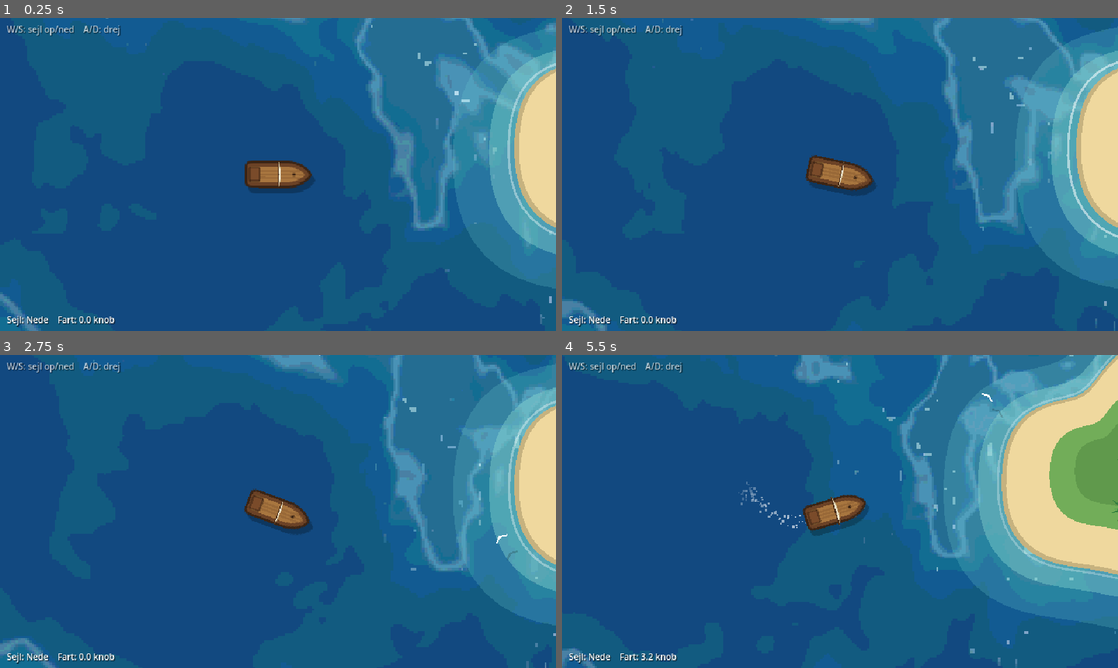
Above: before the commit, frames 1-4 (two rows, left to right).
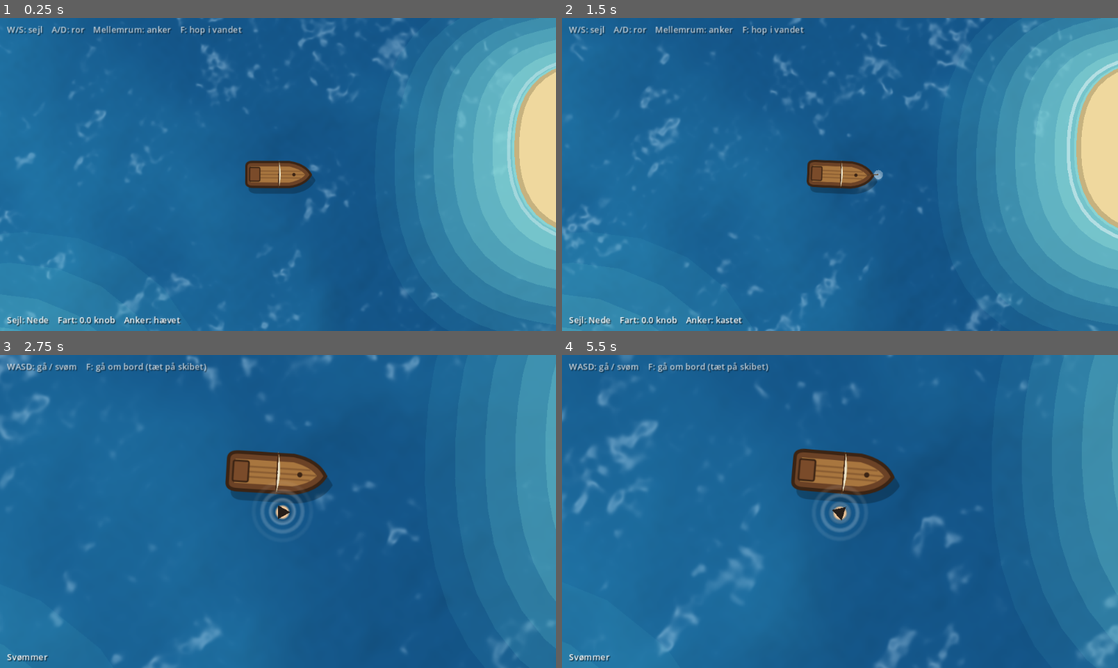
Above: after the commit, the same moments.

Repository: Marc-Wilms-Nielsen/pirate-game
Game: Godot game, scene res://scenes/main/main.tscn
Two runs of this game, one before a commit and one after it. Both use one fixed random seed, a clock stepped at 60 frames per second and the inputs below.
Inputs:
- Up to frame 1 (0.25 s): no input
- Up to frame 2 (1.5 s): hold D (move_right) 0.53-1.28 s; tap Space (anchor, bound only after the commit) at 0.6 s; tap F (interact, bound only after the commit) at 0.8, 1.35 s; hold S (move_down) from 1.28 s (still down)
- Up to frame 3 (2.75 s): tap Space (anchor, bound only after the commit) at 1.55, 2.1 s; release S (move_down) at 2.03 s; hold D (move_right) from 2.03 s (still down); tap F (interact, bound only after the commit) at 2.3 s
- Up to frame 4 (5.5 s): release D (move_right) at 2.78 s; hold W (move_up) 2.78-3.53 s; tap F (interact, bound only after the commit) at 2.85, 3.8, 4.35, 5.3 s; tap Space (anchor, bound only after the commit) at 3.05, 3.6, 4.55, 5.1 s; hold A (move_left) 3.53-5.03 s; hold S (move_down) from 5.03 s (still down)

The runs differ from the first frame. In frame 1, 50% of the frame differs, in the area x 0-100%, y 0-100%; in frame 2, 50%; in frame 3, 50%; in frame 4, 62%.

Commit message:
Glat grafik, realistisk hav, laguner, anker og hop i vandet
Co-Authored-By: Claude Opus 5.5 <noreply@anthropic.com>
Claude-Session: https://claude.ai/code/session_01JKZiT1HD5C1BFbcFcxiHzf

Diff:
--- a/assets/sprites/ship_hull.svg
+++ b/assets/sprites/ship_hull.svg
@@ -1,4 +1,4 @@
-<svg xmlns="http://www.w3.org/2000/svg" width="60" height="26" viewBox="0 0 60 26">
+<svg xmlns="http://www.w3.org/2000/svg" width="180" height="78" viewBox="0 0 60 26">
   <!-- Skrog set oppefra, stævn peger mod højre -->
   <path d="M2 6 Q2 2 8 2 L40 2 Q54 4 59 13 Q54 22 40 24 L8 24 Q2 24 2 20 Z" fill="#6b4226" stroke="#3b2414" stroke-width="2"/>
   <path d="M6 6 L40 6 Q50 8 54 13 Q50 18 40 20 L6 20 Z" fill="#a8763f"/>
--- a/assets/sprites/ship_sail.svg
+++ b/assets/sprites/ship_sail.svg
@@ -1,4 +1,4 @@
-<svg xmlns="http://www.w3.org/2000/svg" width="16" height="46" viewBox="0 0 16 46">
+<svg xmlns="http://www.w3.org/2000/svg" width="48" height="138" viewBox="0 0 16 46">
   <!-- Råsejl set oppefra: buer fremad (mod højre), når vinden fylder det -->
   <path d="M3 2 Q16 23 3 44 Z" fill="#f3ead2" stroke="#c9b98f" stroke-width="1"/>
   <path d="M3 8 Q11 23 3 38" fill="none" stroke="#e2d6b5" stroke-width="1"/>
--- a/project.godot
+++ b/project.godot
@@ -21,7 +21,7 @@
 window/size/viewport_height=360
 window/size/window_width_override=1280
 window/size/window_height_override=720
-window/stretch/mode="viewport"
+window/stretch/mode="canvas_items"
 
 [input]
 
@@ -49,11 +49,20 @@
 , Object(InputEventKey,"resource_local_to_scene":false,"resource_name":"","device":-1,"window_id":0,"alt_pressed":false …(186 unchanged characters)…
 ]
 }
+interact={
+"deadzone": 0.2,
+"events": [Object(InputEventKey,"resource_local_to_scene":false,"resource_name":"","device":-1,"window_id":0,"alt_pressed":false,"shift_pressed":false,"ctrl_pressed":false,"meta_pressed":false,"pressed":false,"keycode":0,"physical_keycode":70,"key_label":0,"unicode":102,"location":0,"echo":false,"script":null)
+]
+}
+anchor={
+"deadzone": 0.2,
+"events": [Object(InputEventKey,"resource_local_to_scene":false,"resource_name":"","device":-1,"window_id":0,"alt_pressed":false,"shift_pressed":false,"ctrl_pressed":false,"meta_pressed":false,"pressed":false,"keycode":0,"physical_keycode":32,"key_label":0,"unicode":32,"location":0,"echo":false,"script":null)
+]
+}
 
 [rendering]
 
 environment/defaults/default_clear_color=Color(0.1, 0.34, 0.52, 1)
 
-textures/canvas_textures/default_texture_filter=0
 renderer/rendering_method="gl_compatibility"
 renderer/rendering_method.mobile="gl_compatibility"
--- a/scenes/main/main.gd
+++ b/scenes/main/main.gd
@@ -1,7 +1,12 @@
 extends Node2D
 ## Hovedscenen: hav, øer, skib og stemningslyd.
+## Styrer skiftet mellem at sejle skibet og at gå/svømme med kaptajnen.
 
 const OCEAN_SOUND := "res://assets/audio/ambience/ocean_loop.wav"
+const PlayerScene := preload("res://scenes/player/player.tscn")
+
+@onready var _ship = $Ship # utypet, så vi kan kalde ship.gd-funktioner
+var _player = null
 
 
 func _ready() -> void:
@@ -11,3 +16,21 @@
 	add_child(ocean)
 	ocean.finished.connect(ocean.play) # reserve, hvis loop-punktet ikke blev importeret
 	ocean.play()
+
+	_ship.disembark_requested.connect(_on_disembark_requested)
+
+
+func _on_disembark_requested() -> void:
+	_player = PlayerScene.instantiate()
+	# Hop ud over styrbords ræling (skibets højre side)
+	_player.position = _ship.global_position + Vector2.DOWN.rotated(_ship.rotation) * 22.0
+	add_child(_player)
+	_player.board_requested.connect(_on_board_requested)
+	_player.get_node("Camera2D").make_current()
+	_ship.set_controlled(false)
+
+
+func _on_board_requested() -> void:
+	_player.queue_free()
+	_player = null
+	_ship.set_controlled(true)
--- a/scenes/player/player.gd
+++ b/scenes/player/player.gd
@@ -1,10 +1,103 @@
 extends CharacterBody2D
-## Simpel top-down spiller. Bevæges med WASD / piletaster.
+## Kaptajnen til fods. Går på øerne og svømmer i vandet (langsommere og mere "flydende").
+## F tæt på skibet = gå om bord. Tegnes med kode som en placeholder-figur.
 
-@export var speed: float = 120.0
+signal board_requested
+
+@export var walk_speed: float = 60.0
+@export var swim_speed: float = 28.0
+@export var walk_responsiveness: float = 10.0 ## Høj = stopper og starter hurtigt
+@export var swim_responsiveness: float = 2.5 ## Lav = glider i vandet
+@export var board_distance: float = 40.0
+
+var on_land: bool = false
+
+var _facing := Vector2.RIGHT
+var _time: float = 0.0
+var _input_cooldown: float = 0.3
+var _splash: AudioStreamPlayer
 
 
-func _physics_process(_delta: float) -> void:
-	var direction := Input.get_vector("move_left", "move_right", "move_up", "move_down")
-	velocity = direction * speed
+func _ready() -> void:
+	add_to_group("player_character")
+	_splash = AudioStreamPlayer.new()
+	_splash.stream = load("res://assets/audio/sfx/splash.wav") as AudioStream
+	_splash.volume_db = -6.0
+	add_child(_splash)
+	on_land = _check_land()
+	if not on_land:
+		_splash.play() # plask, når man hopper i vandet
+
+
+func _physics_process(delta: float) -> void:
+	_input_cooldown = maxf(_input_cooldown - delta, 0.0)
+
+	var dir := Input.get_vector("move_left", "move_right", "move_up", "move_down")
+	var target_speed := walk_speed if on_land else swim_speed
+	var responsiveness := walk_responsiveness if on_land else swim_responsiveness
+	velocity = velocity.lerp(dir * target_speed, 1.0 - exp(-responsiveness * delta))
 	move_and_slide()
+
+	if dir.length() > 0.1:
+		_facing = _facing.slerp(dir.normalized(), 1.0 - exp(-12.0 * delta))
+
+	var now_on_land := _check_land()
+	if now_on_land != on_land:
+		on_land = now_on_land
+		_splash.volume_db = -14.0
+		_splash.pitch_scale = randf_range(1.1, 1.3)
+		_splash.play()
+
+	if _input_cooldown <= 0.0 and Input.is_action_just_pressed("interact") and can_board():
+		board_requested.emit()
+
+
+func can_board() -> bool:
+	var ship := get_tree().get_first_node_in_group("player_ship") as Node2D
+	return ship != null and global_position.distance_to(ship.global_position) < board_distance
+
+
+func _check_land() -> bool:
+	for island in get_tree().get_nodes_in_group("islands"):
+		if island.has_method("is_on_land") and island.call("is_on_land", global_position):
+			return true
+	return false
+
+
+func _process(delta: float) -> void:
+	_time += delta
+	queue_redraw()
+
+
+func _draw() -> void:
+	var moving := clampf(velocity.length() / walk_speed, 0.0, 1.0)
+	var angle := _facing.angle()
+
+	if on_land:
+		var step := sin(_time * 14.0) * moving
+		draw_circle(Vector2(2, 3), 6.0, Color(0, 0, 0, 0.2), true, -1.0, true) # skygge
+		# Fødder, der skiftes til at træde frem
+		var side := _facing.orthogonal() * 2.5
+		draw_circle(side + _facing * step * 2.5, 1.8, Color(0.25, 0.18, 0.12), true, -1.0, true)
+		draw_circle(-side - _facing * step * 2.5, 1.8, Color(0.25, 0.18, 0.12), true, -1.0, true)
+		draw_circle(Vector2.ZERO, 5.0, Color(0.72, 0.20, 0.20), true, -1.0, true) # skjorte
+		_draw_head(_facing * 1.0, angle, 1.0)
+	else:
+		# Ringe i vandet omkring svømmeren
+		for i in 3:
+			var r := fmod(_time * 6.0 + i * 5.0, 15.0) + 4.0
+			var alpha := 0.35 * (1.0 - (r - 4.0) / 15.0)
+			draw_arc(Vector2.ZERO, r, 0.0, TAU, 32, Color(1, 1, 1, alpha), 1.0, true)
+		draw_circle(Vector2.ZERO, 6.0, Color(0.05, 0.25, 0.40, 0.35), true, -1.0, true) # krop under vand
+		var bob := sin(_time * 3.0) * 0.4
+		_draw_head(Vector2(0, bob), angle, 0.9)
+
+
+func _draw_head(pos: Vector2, angle: float, size: float) -> void:
+	draw_circle(pos, 3.5 * size, Color(0.95, 0.78, 0.60), true, -1.0, true)
+	# Trekantet pirathat, der peger i gå-retningen
+	var hat := PackedVector2Array([Vector2(5, 0), Vector2(-3, -4.5), Vector2(-3, 4.5)])
+	var transformed := PackedVector2Array()
+	for p in hat:
+		transformed.append(pos + (p * size).rotated(angle))
+	draw_colored_polygon(transformed, Color(0.15, 0.12, 0.10))
--- a/scenes/player/player.tscn
+++ b/scenes/player/player.tscn
@@ -1,20 +1,21 @@
-[gd_scene load_steps=4 format=3]
+[gd_scene load_steps=3 format=3]
 
 [ext_resource type="Script" path="res://scenes/player/player.gd" id="1_script"]
-[ext_resource type="Texture2D" path="res://icon.svg" id="2_icon"]
 
-[sub_resource type="RectangleShape2D" id="RectangleShape2D_1"]
-size = Vector2(16, 16)
+[sub_resource type="CircleShape2D" id="CircleShape2D_1"]
+radius = 4.0
 
 [node name="Player" type="CharacterBody2D"]
+z_index = 5
+collision_layer = 2
+collision_mask = 0
 motion_mode = 1
 script = ExtResource("1_script")
 
-[node name="Sprite2D" type="Sprite2D" parent="."]
-scale = Vector2(0.125, 0.125)
-texture = ExtResource("2_icon")
-
 [node name="CollisionShape2D" type="CollisionShape2D" parent="."]
-shape = SubResource("RectangleShape2D_1")
+shape = SubResource("CircleShape2D_1")
 
 [node name="Camera2D" type="Camera2D" parent="."]
+zoom = Vector2(2, 2)
+position_smoothing_enabled = true
+position_smoothing_speed = 4.0
--- a/scenes/ship/ship.gd
+++ b/scenes/ship/ship.gd
@@ -1,8 +1,11 @@
 extends CharacterBody2D
-## Spillerens skib. W/S sætter sejl op/ned i trin, A/D drejer roret.
+## Spillerens skib. W/S sætter sejl op/ned i trin, A/D drejer roret,
+## Mellemrum kaster/hæver ankeret, og F hopper i vandet, når skibet ligger stille.
 ## Skibet har inerti: det accelererer langsomt og glider længe, når sejlet tages ned.
 
 signal sail_level_changed(level: int)
+signal anchor_changed(is_anchored: bool)
+signal disembark_requested
 
 const SAIL_FACTORS: Array[float] = [0.0, 0.5, 1.0]
 const SAIL_NAMES: Array[String] = ["Nede", "Halv", "Fuld"]
@@ -15,6 +18,10 @@
 @export_range(0.0, 1.0) var min_turn_factor: float = 0.3 ## Drejeevne når skibet står stille
 @export var turn_smoothing: float = 3.0 ## Hvor hurtigt roret reagerer
 
+@export_group("Anker")
+@export var anchor_brake: float = 30.0 ## Hvor hurtigt ankeret stopper skibet
+@export var disembark_max_speed: float = 2.0 ## Under denne fart kan man hoppe i vandet
+
 @export_group("Kamera")
 @export var zoom_slow: float = 1.3
 @export var zoom_fast: float = 1.0
@@ -22,11 +29,16 @@
 
 var sail_level: int = 0
 var speed: float = 0.0
+var anchored: bool = false
+var controlled: bool = true
 
 var _turn_velocity: float = 0.0
 var _sail_visual: float = 0.0
 var _time: float = 0.0
 var _creak_timer: float = 5.0
+var _input_cooldown: float = 0.0
+var _anchor_point := Vector2.ZERO
+var _hull_base_scale := Vector2.ONE
 
 @onready var _hull: Sprite2D = $Hull
 @onready var _sail: Sprite2D = $Hull/Sail
@@ -34,33 +46,68 @@
 @onready var _camera: Camera2D = $Camera2D
 
 var _wake: CPUParticles2D
+var _bow_left: CPUParticles2D
+var _bow_right: CPUParticles2D
+var _rope: Line2D
+var _buoy: Polygon2D
 var _wind: AudioStreamPlayer
 var _creak: AudioStreamPlayer
 var _flap: AudioStreamPlayer
+var _chain: AudioStreamPlayer
 
 
 func _ready() -> void:
 	add_to_group("player_ship")
-	_wake = _create_wake()
-	add_child(_wake)
+	_hull_base_scale = _hull.scale
+
+	var foam := _make_soft_dot()
+	_wake = _create_foam_emitter(foam, Vector2(-27, 0), Vector2.LEFT, 25.0, 90)
+	_bow_left = _create_foam_emitter(foam, Vector2(20, -8), Vector2(-0.5, -1), 15.0, 40)
+	_bow_right = _create_foam_emitter(foam, Vector2(20, 8), Vector2(-0.5, 1), 15.0, 40)
+	_create_anchor_visuals()
+
 	_wind = _create_player("res://assets/audio/ambience/wind_loop.wav", -30.0, true)
 	_creak = _create_player("res://assets/audio/sfx/creak.wav", -12.0, false)
 	_flap = _create_player("res://assets/audio/sfx/sail_flap.wav", -8.0, false)
+	_chain = _create_player("res://assets/audio/sfx/anchor_chain.wav", -6.0, false)
 
 
 func get_sail_name() -> String:
 	return SAIL_NAMES[sail_level]
 
 
+func can_disembark() -> bool:
+	return controlled and speed < disembark_max_speed
+
+
+## Kaldes når spilleren går fra eller om bord.
+func set_controlled(value: bool) -> void:
+	controlled = value
+	_input_cooldown = 0.3 # så samme tastetryk ikke straks virker igen
+	if controlled:
+		_camera.make_current()
+	elif not anchored and sail_level != 0:
+		sail_level = 0 # besætningen tager sejlet ned, når kaptajnen går fra borde
+		sail_level_changed.emit(sail_level)
+
+
 func _physics_process(delta: float) -> void:
-	_handle_sail_input()
-
-	var target_speed := max_speed * SAIL_FACTORS[sail_level]
+	_input_cooldown = maxf(_input_cooldown - delta, 0.0)
+	var has_input := controlled and _input_cooldown <= 0.0
+	if has_input:
+		_handle_sail_input()
+		_handle_anchor_input()
+		if Input.is_action_just_pressed("interact") and can_disembark():
+			disembark_requested.emit()
+
+	var target_speed := 0.0 if anchored else max_speed * SAIL_FACTORS[sail_level]
 	var rate := acceleration if speed < target_speed else deceleration
+	if anchored:
+		rate = anchor_brake
 	speed = move_toward(speed, target_speed, rate * delta)
 
 	# Roret virker bedre jo hurtigere man sejler, men man kan altid dreje lidt.
-	var steer := Input.get_axis("move_left", "move_right")
+	var steer := Input.get_axis("move_left", "move_right") if has_input and not anchored else 0.0
 	var speed_ratio := clampf(speed / max_speed, 0.0, 1.0)
 	var steer_factor := lerpf(min_turn_factor, 1.0, clampf(speed_ratio * 1.5, 0.0, 1.0))
 	var target_turn := steer * turn_speed * steer_factor
@@ -89,6 +136,17 @@
 		_flap.play()
 
 
+func _handle_anchor_input() -> void:
+	if not Input.is_action_just_pressed("anchor"):
+		return
+	anchored = not anchored
+	if anchored:
+		_anchor_point = to_global(Vector2(34, 0)) # ankeret falder lidt foran stævnen
+	_chain.pitch_scale = 1.0 if anchored else 1.15
+	_chain.play()
+	anchor_changed.emit(anchored)
+
+
 func _process(delta: float) -> void:
 	_time += delta
 	var speed_ratio := clampf(speed / max_speed, 0.0, 1.0)
@@ -100,7 +158,7 @@
 	# Skibet vugger i bølgerne og krænger lidt ind i sving.
 	_hull.rotation = sin(_time * 1.3) * 0.025 + _turn_velocity * 0.06
 	var bob := 1.0 + sin(_time * 1.7) * 0.012
-	_hull.scale = Vector2(bob, bob)
+	_hull.scale = _hull_base_scale * bob
 
 	# Skyggen ligger altid i samme retning (solen står fast).
 	_shadow.global_position = global_position + Vector2(3, 5)
@@ -113,17 +171,54 @@
 	_camera.offset = _camera.offset.lerp(velocity * look_ahead, 1.0 - exp(-1.5 * delta))
 
 	_wake.emitting = speed > 6.0
+	_bow_left.emitting = speed > 25.0
+	_bow_right.emitting = speed > 25.0
+
+	_update_anchor_visuals()
 
 	# Vinden bliver højere, jo hurtigere man sejler.
 	_wind.volume_db = linear_to_db(lerpf(0.04, 0.45, speed_ratio))
 
 	_creak_timer -= delta
 	if _creak_timer <= 0.0:
-		if speed > 10.0 or absf(_turn_velocity) > 0.2:
+		if speed > 10.0 or absf(_turn_velocity) > 0.2 or anchored:
 			_creak.pitch_scale = randf_range(0.8, 1.15)
 			_creak.volume_db = randf_range(-18.0, -10.0)
 			_creak.play()
 		_creak_timer = randf_range(4.0, 10.0)
+
+
+func _update_anchor_visuals() -> void:
+	_rope.visible = anchored
+	_buoy.visible = anchored
+	if not anchored:
+		return
+	_rope.points = PackedVector2Array([to_global(Vector2(24, 0)), _anchor_point])
+	_buoy.global_position = _anchor_point
+	_buoy.scale = Vector2.ONE * (1.0 + sin(_time * 2.0) * 0.08)
+
+
+func _create_anchor_visuals() -> void:
+	_rope = Line2D.new()
+	_rope.top_level = true
+	_rope.width = 1.2
+	_rope.default_color = Color(0.35, 0.25, 0.15, 0.8)
+	_rope.antialiased = true
+	_rope.visible = false
+	add_child(_rope)
+
+	# Et lille ringe-mærke i vandet, hvor ankeret ligger.
+	_buoy = Polygon2D.new()
+	_buoy.top_level = true
+	_buoy.z_index = -1
+	_buoy.antialiased = true
+	var ring := PackedVector2Array()
+	for i in 24:
+		ring.append(Vector2.RIGHT.rotated(TAU * i / 24.0) * 4.0)
+	_buoy.polygon = ring
+	_buoy.color = Color(1, 1, 1, 0.35)
+	_buoy.visible = false
+	add_child(_buoy)
 
 
 func _create_player(path: String, volume: float, loop: bool) -> AudioStreamPlayer:
@@ -137,27 +232,44 @@
 	return player
 
 
-func _create_wake() -> CPUParticles2D:
+## En blød, rund prik bruges til skum i stedet for firkantede pixels.
+func _make_soft_dot() -> GradientTexture2D:
+	var gradient := Gradient.new()
+	gradient.set_color(0, Color(1, 1, 1, 1))
+	gradient.set_color(1, Color(1, 1, 1, 0))
+	var tex := GradientTexture2D.new()
+	tex.gradient = gradient
+	tex.width = 32
+	tex.height = 32
+	tex.fill = GradientTexture2D.FILL_RADIAL
+	tex.fill_from = Vector2(0.5, 0.5)
+	tex.fill_to = Vector2(1.0, 0.5)
+	return tex
+
+
+func _create_foam_emitter(tex: Texture2D, pos: Vector2, dir: Vector2, spread: float, count: int) -> CPUParticles2D:
 	var particles := CPUParticles2D.new()
-	particles.position = Vector2(-27, 0)
+	particles.texture = tex
+	particles.position = pos
 	particles.z_index = -1
-	particles.amount = 80
+	particles.amount = count
 	particles.lifetime = 3.0
 	particles.local_coords = false
 	particles.emitting = false
 	particles.emission_shape = CPUParticles2D.EMISSION_SHAPE_RECTANGLE
-	particles.emission_rect_extents = Vector2(1, 6)
-	particles.direction = Vector2.LEFT
-	particles.spread = 25.0
+	particles.emission_rect_extents = Vector2(1, 5)
+	particles.direction = dir
+	particles.spread = spread
 	particles.gravity = Vector2.ZERO
 	particles.initial_velocity_min = 4.0
 	particles.initial_velocity_max = 12.0
 	particles.damping_min = 2.0
 	particles.damping_max = 4.0
-	particles.scale_amount_min = 1.0
-	particles.scale_amount_max = 2.5
-	var gradient := Gradient.new()
-	gradient.set_color(0, Color(1, 1, 1, 0.7))
-	gradient.set_color(1, Color(1, 1, 1, 0.0))
-	particles.color_ramp = gradient
+	particles.scale_amount_min = 0.12
+	particles.scale_amount_max = 0.3
+	var fade := Gradient.new()
+	fade.set_color(0, Color(1, 1, 1, 0.55))
+	fade.set_color(1, Color(1, 1, 1, 0.0))
+	particles.color_ramp = fade
+	add_child(particles)
 	return particles
--- a/scenes/ship/ship.tscn
+++ b/scenes/ship/ship.tscn
@@ -12,13 +12,15 @@
 top_level = true
 z_index = -1
 modulate = Color(0, 0, 0, 0.25)
+scale = Vector2(0.333, 0.333)
 texture = ExtResource("2_hull")
 
 [node name="Hull" type="Sprite2D" parent="."]
+scale = Vector2(0.333, 0.333)
 texture = ExtResource("2_hull")
 
 [node name="Sail" type="Sprite2D" parent="Hull"]
-position = Vector2(2, 0)
+position = Vector2(6, 0)
 texture = ExtResource("3_sail")
 
 [node name="CollisionPolygon2D" type="CollisionPolygon2D" parent="."]
--- a/scenes/ui/hud.gd
+++ b/scenes/ui/hud.gd
@@ -1,14 +1,14 @@
 extends CanvasLayer
-## Lille HUD: sejlstilling og fart nederst, kontroller øverst.
+## Lille HUD: status nederst, kontroller øverst. Skifter tekst efter om man sejler eller går.
 
+var _hint: Label
 var _status: Label
 var _ship # utypet: vi kalder ship.gd-funktioner på den
 
 
 func _ready() -> void:
-	var hint := _make_label(Vector2(8, 6))
-	hint.text = "W/S: sejl op/ned    A/D: drej"
-	hint.modulate.a = 0.7
+	_hint = _make_label(Vector2(8, 6))
+	_hint.modulate.a = 0.75
 	_status = _make_label(Vector2(8, 340))
 
 
@@ -16,7 +16,19 @@
 	if _ship == null:
 		_ship = get_tree().get_first_node_in_group("player_ship")
 		return
-	_status.text = "Sejl: %s    Fart: %.1f knob" % [_ship.get_sail_name(), _ship.speed / 10.0]
+
+	var player = get_tree().get_first_node_in_group("player_character")
+	if player != null:
+		_hint.text = "WASD: gå / svøm    F: gå om bord (tæt på skibet)"
+		_status.text = "På land" if player.on_land else "Svømmer"
+		return
+
+	var hint := "W/S: sejl    A/D: ror    Mellemrum: anker"
+	if _ship.can_disembark():
+		hint += "    F: hop i vandet"
+	_hint.text = hint
+	_status.text = "Sejl: %s    Fart: %.1f knob    Anker: %s" % [
+		_ship.get_sail_name(), _ship.speed / 10.0, "kastet" if _ship.anchored else "hævet"]
 
 
 func _make_label(pos: Vector2) -> Label:
--- a/scenes/world/gull.gd
+++ b/scenes/world/gull.gd
@@ -34,6 +34,6 @@
 	for p in wing:
 		shadow.append(p + shadow_offset)
 
-	draw_polyline(shadow, Color(0, 0, 0, 0.18), 1.5)
-	draw_polyline(wing, Color.WHITE, 1.5)
-	draw_circle(Vector2(0.5, 0), 1.2, Color.WHITE)
+	draw_polyline(shadow, Color(0, 0, 0, 0.18), 1.5, true)
+	draw_polyline(wing, Color.WHITE, 1.5, true)
+	draw_circle(Vector2(0.5, 0), 1.2, Color.WHITE, true, -1.0, true)
--- a/scenes/world/island.gd
+++ b/scenes/world/island.gd
@@ -1,6 +1,6 @@
 @tool
 extends StaticBody2D
-## Procedurelt genereret ø med lavvande, skum, strand, græs og palmer.
+## Procedurelt genereret ø med en stor, rolig lagune, skum, strand, græs og palmer.
 ## Justér radius, seed og antal palmer i Inspector – øen opdateres direkte i editoren.
 
 const GullScript := preload("res://scenes/world/gull.gd")
@@ -24,8 +24,14 @@
 		palm_count = value
 		_regenerate()
 @export_range(0, 4) var gull_count: int = 2
+## Hvor langt det lyse lavvande går ud fra stranden
+@export_range(1.2, 3.0) var lagoon_size: float = 2.2:
+	set(value):
+		lagoon_size = value
+		_regenerate()
 
 var _foam: Line2D
+var _land_shape := PackedVector2Array()
 var _time: float = 0.0
 var _gull_timer: float = 3.0
 var _gull_player: AudioStreamPlayer2D
@@ -35,6 +41,7 @@
 func _ready() -> void:
 	_generate()
 	if not Engine.is_editor_hint():
+		add_to_group("islands")
 		_spawn_gulls()
 		_setup_audio()
 
@@ -71,15 +78,25 @@
 	rng.seed = seed_value
 	var shape := _make_shape(rng)
 
-	# Lag fra yderst til inderst
-	_add_polygon(_scaled(shape, 1.55), Color(0.40, 0.78, 0.80, 0.25))
-	_add_polygon(_scaled(shape, 1.25), Color(0.55, 0.86, 0.82, 0.40))
+	_land_shape = shape
+
+	# Lagunen: mange halvgennemsigtige lag giver en blød overgang
+	# fra dybt hav til lyst, stille vand ved stranden.
+	var layers := 8
+	for i in layers:
+		var k := float(i) / (layers - 1)
+		var size := lerpf(lagoon_size, 1.06, k)
+		var color := Color(0.30, 0.72, 0.80).lerp(Color(0.66, 0.93, 0.88), k)
+		color.a = lerpf(0.10, 0.38, k)
+		_add_polygon(_scaled(shape, size), color)
 
 	_foam = Line2D.new()
 	_foam.points = _scaled(shape, 1.08)
 	_foam.closed = true
-	_foam.width = 2.0
-	_foam.default_color = Color(1, 1, 1, 0.6)
+	_foam.width = 3.0
+	_foam.default_color = Color(1, 1, 1, 0.5)
+	_foam.antialiased = true
+	_foam.joint_mode = Line2D.LINE_JOINT_ROUND
 	_tag(_foam)
 
 	_add_polygon(_scaled(shape, 1.04), Color(0.78, 0.70, 0.50)) # våd sand
@@ -131,7 +148,12 @@
 	poly.polygon = points
 	poly.color = color
 	poly.position = pos
+	poly.antialiased = true
 	_tag(poly)
+
+
+func is_on_land(global_point: Vector2) -> bool:
+	return Geometry2D.is_point_in_polygon(to_local(global_point), _land_shape)
 
 
 func _scaled(points: PackedVector2Array, factor: float) -> PackedVector2Array:
--- a/scenes/world/ocean.gdshader
+++ b/scenes/world/ocean.gdshader
@@ -1,13 +1,16 @@
 shader_type canvas_item;
-// Animeret hav i world space, så mønsteret står stille, mens kameraet bevæger sig.
+// Glat, animeret hav i world space. Bølgehøjden bruges til at beregne en normal,
+// så overfladen belyses af solen (blød skygge på bølgerne + glans).
 
-uniform vec4 deep_color : source_color = vec4(0.10, 0.34, 0.52, 1.0);
-uniform vec4 mid_color : source_color = vec4(0.15, 0.47, 0.64, 1.0);
-uniform vec4 highlight_color : source_color = vec4(0.85, 0.95, 1.0, 1.0);
-uniform float wave_scale = 0.006;
-uniform float wave_speed = 0.12;
-uniform float pixel_size = 2.0;
-uniform float color_steps = 14.0;
+uniform vec4 deep_color : source_color = vec4(0.07, 0.30, 0.48, 1.0);
+uniform vec4 mid_color : source_color = vec4(0.13, 0.45, 0.62, 1.0);
+uniform vec4 sky_color : source_color = vec4(0.80, 0.92, 1.0, 1.0);
+uniform float wave_scale = 0.0035; // mindre = større bølger
+uniform float wave_speed = 0.06;
+uniform float wave_strength = 2.5; // hvor tydeligt bølgerne belyses
+uniform float specular_power = 80.0;
+uniform float specular_amount = 0.35;
+uniform vec3 light_dir = vec3(-0.25, -0.35, 0.9);
 
 varying vec2 world_pos;
 
@@ -16,13 +19,15 @@
 }
 
 float hash(vec2 p) {
-	return fract(sin(dot(p, vec2(127.1, 311.7))) * 43758.5453);
+	p = fract(p * vec2(123.34, 456.21));
+	p += dot(p, p + 45.32);
+	return fract(p.x * p.y);
 }
 
 float noise(vec2 p) {
 	vec2 i = floor(p);
 	vec2 f = fract(p);
-	vec2 u = f * f * (3.0 - 2.0 * f);
+	vec2 u = f * f * f * (f * (f * 6.0 - 15.0) + 10.0); // quintic: blødere overgange
 	return mix(mix(hash(i), hash(i + vec2(1.0, 0.0)), u.x),
 			mix(hash(i + vec2(0.0, 1.0)), hash(i + vec2(1.0, 1.0)), u.x), u.y);
 }
@@ -30,30 +35,39 @@
 float fbm(vec2 p) {
 	float v = 0.0;
 	float a = 0.5;
-	for (int i = 0; i < 4; i++) {
+	mat2 rot = mat2(vec2(0.8, 0.6), vec2(-0.6, 0.8));
+	for (int i = 0; i < 5; i++) {
 		v += a * noise(p);
-		p *= 2.0;
+		p = rot * p * 2.03;
 		a *= 0.5;
 	}
 	return v;
 }
 
+float wave_height(vec2 p, float t) {
+	vec2 warp = vec2(fbm(p * 0.5 + vec2(t * 0.3, 0.0)), fbm(p * 0.5 + vec2(0.0, t * 0.25) + 5.2));
+	float big = fbm(p + warp * 0.8 + vec2(t, t * 0.6));
+	float small = fbm(p * 3.1 - vec2(t * 1.6, t * 0.9));
+	return big * 0.75 + small * 0.25;
+}
+
 void fragment() {
-	vec2 wp = floor(world_pos / pixel_size) * pixel_size;
-	vec2 p = wp * wave_scale;
+	vec2 p = world_pos * wave_scale;
 	float t = TIME * wave_speed;
 
-	float n1 = fbm(p + vec2(t, t * 0.6));
-	float n2 = fbm(p * 1.7 - vec2(t * 0.8, t * 0.3) + n1 * 1.5);
+	float e = 0.02;
+	float h = wave_height(p, t);
+	float hx = wave_height(p + vec2(e, 0.0), t);
+	float hy = wave_height(p + vec2(0.0, e), t);
+	vec3 n = normalize(vec3((h - hx) / e * wave_strength * 0.1, (h - hy) / e * wave_strength * 0.1, 1.0));
+	vec3 l = normalize(light_dir);
 
-	vec3 col = mix(deep_color.rgb, mid_color.rgb, smoothstep(0.3, 0.7, (n1 + n2) * 0.5));
+	float diffuse = clamp(dot(n, l), 0.0, 1.0);
+	vec3 r = reflect(-l, n);
+	float spec = pow(clamp(r.z, 0.0, 1.0), specular_power);
 
-	// Bølgetoppe: tynde lyse bånd
-	float crest = smoothstep(0.60, 0.64, n2) * (1.0 - smoothstep(0.64, 0.70, n2));
-	// Glimt fra solen
-	float glint = step(0.94, noise(wp * 0.12 + vec2(TIME * 0.6, -TIME * 0.35))) * smoothstep(0.45, 0.6, n1);
-
-	col = mix(col, highlight_color.rgb, crest * 0.3 + glint * 0.55);
-	col = floor(col * color_steps) / color_steps;
+	vec3 col = mix(deep_color.rgb, mid_color.rgb, smoothstep(0.25, 0.75, h));
+	col *= 0.80 + 0.35 * diffuse;
+	col = mix(col, sky_color.rgb, spec * specular_amount);
 	COLOR = vec4(col, 1.0);
 }
Not shown, added: assets/audio/sfx/anchor_chain.wav
Not shown, added: assets/audio/sfx/splash.wav
Not shown, changed: docs/game-design.md
Not shown, changed: docs/roadmap.md
